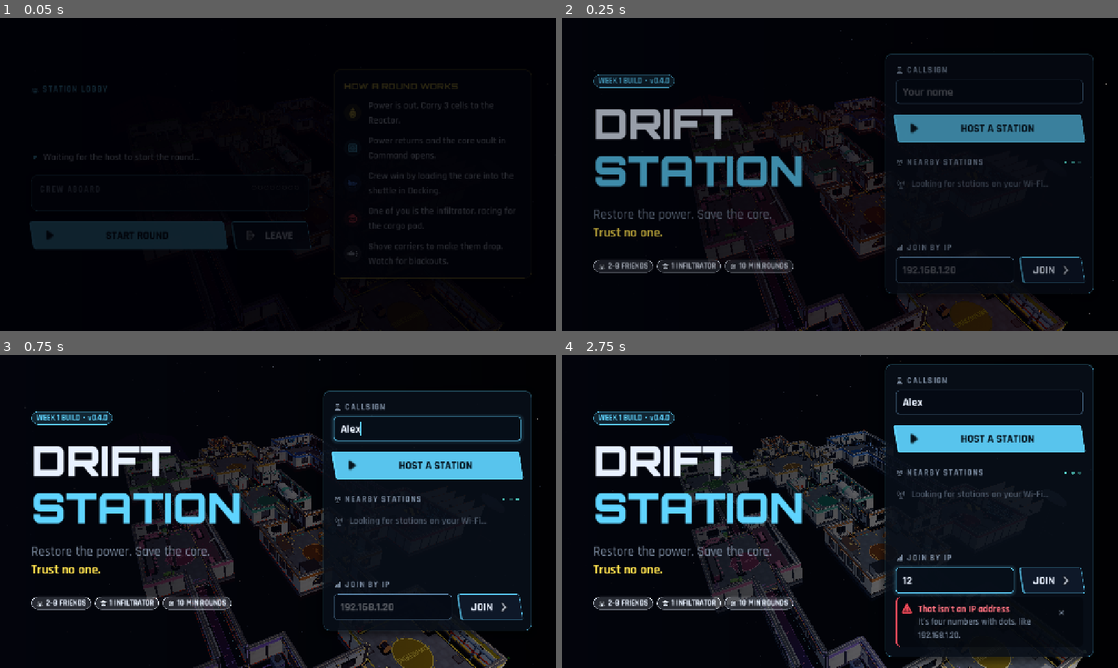
Above: before the commit, frames 1-4 (two rows, left to right).
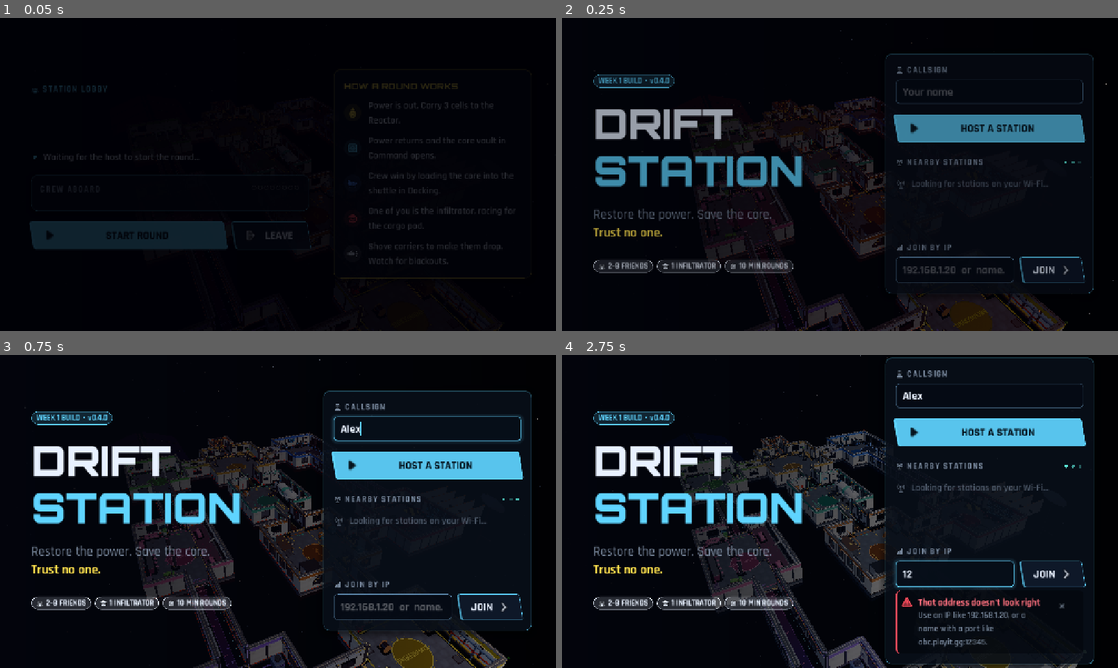
Above: after the commit, the same moments.

Repository: areeb-h/maldiven
Game: Godot game, scene res://scenes/main.tscn
Same seed, same stepped clock (60 frames per second), same inputs: the game is played once before the commit and once after it.
Inputs (mouse positions are in pixels of both pictures, inside the frame that each line leads up to):
- Up to frame 1 (0.05 s): no input
- Up to frame 2 (0.25 s): no input
- Up to frame 3 (0.75 s): click (428, 430) at 0.52 s; type "Alex" at 0.6 s
- Up to frame 4 (2.75 s): click (956, 608) at 0.75 s; type "12" at 0.83 s; tap Enter at 1.25 s; move the mouse to (962, 495) at 1.27 s; hold D 1.28-2 s; hold Shift 1.28-2 s; click (962, 495) at 1.42 s; tap Space at 1.52 s; drag from (728, 527) to (812, 574) at 2.02 s

Frame 1 is identical in both runs. In frame 2, less than 0.1% of the frame differs, in the area x 72-80%, y 79-82%; in frame 3, less than 0.1%; in frame 4, 7.5%, in the area x 58-96%, y 0-100%.

Commit message:
Join by any address: LAN IP, Tailscale IP/MagicDNS, or tunnel host:port
NetAddress.parse() accepts IPv4/IPv6, hostnames and an optional :port,
tolerating pasted udp:// prefixes and trailing slashes; Net.join resolves
hostnames and connects to the given port (default 24600). The Join box
explains bad ports and unresolvable names. Unit tests run in the suite.
The full suite passes (all smokes, three networked rounds, dedicated server).

Co-Authored-By: Claude Opus 5.5 <noreply@anthropic.com>
Claude-Session: https://claude.ai/code/session_01B9oVzdvmTU7CYjYXxemCQZ

Diff:
--- a/scripts/main.gd
+++ b/scripts/main.gd
@@ -325,7 +325,7 @@
 	var row := HBoxContainer.new()
 	row.add_theme_constant_override("separation", UiStyle.S2)
 	box.add_child(row)
-	_ip_edit = _field("192.168.1.20", _load_setting("last_address"))
+	_ip_edit = _field("192.168.1.20  or  name.playit.gg:12345", _load_setting("last_address"))
 	_ip_edit.size_flags_horizontal = Control.SIZE_EXPAND_FILL
 	_ip_edit.virtual_keyboard_type = LineEdit.KEYBOARD_TYPE_URL
 	_ip_edit.text_submitted.connect(func(text): _join(text))
@@ -667,35 +667,28 @@
 	if clean.is_empty():
 		_show_banner("error", "Type the host's IP address", "It's on the host's lobby screen, like 192.168.1.20.")
 		return
-	if not _looks_like_address(clean):
-		_show_banner("error", "That isn't an IP address", "It's four numbers with dots, like 192.168.1.20.")
+	var parsed := NetAddress.parse(clean, Net.PORT)
+	if not parsed.ok:
+		_show_banner("error", "That address doesn't look right", NetAddress.explain(parsed.error))
 		return
 	_save_setting("name", _name_edit.text.strip_edges())
 	_save_setting("last_address", clean)
-	if Net.join(clean, _name_edit.text) != OK:
+	var result := Net.join(clean, _name_edit.text)
+	if result == ERR_CANT_RESOLVE:
+		_show_banner("error", "Couldn't find %s" % parsed.host, "Check the spelling, and that this phone has internet (or Tailscale) on.")
+		return
+	if result != OK:
 		_show_banner("error", "Couldn't start joining", "Check the address and try again.")
 		return
 	_connecting = true
 	_show_banner("busy", "Connecting to %s…" % clean)
-
-
-func _looks_like_address(text: String) -> bool:
-	if text == "localhost":
-		return true
-	var parts := text.split(".")
-	if parts.size() != 4:
-		return false
-	for part in parts:
-		if not part.is_valid_int() or int(part) < 0 or int(part) > 255:
-			return false
-	return true
 
 
 ## Turn Net's messages into a short title and one plain sentence.
 func _friendly(message: String) -> Array:
 	var lower := message.to_lower()
 	if lower.contains("could not reach"):
-		return ["Couldn't reach that station", "Check the IP, and that both devices are on the same Wi-Fi."]
+		return ["Couldn't reach that station", "Check the address. On Wi-Fi, both devices need the same network; over Tailscale, both need Tailscale on; with a tunnel, include the :port."]
 	if lower.contains("shut down the server"):
 		return ["The station server shut down", "The host stopped the server. Ask them to start it again."]
 	if lower.contains("closed the station"):
--- a/scripts/net.gd
+++ b/scripts/net.gd
@@ -100,10 +100,22 @@
 	roster_changed.emit()
 
 
+## Join a station by address: "192.168.1.20", a Tailscale IP or MagicDNS name,
+## or a public tunnel such as "abc.playit.gg:12345" (see NetAddress).
+## Returns ERR_INVALID_PARAMETER for unparseable text, ERR_CANT_RESOLVE when a
+## hostname doesn't resolve.
 func join(address: String, player_name: String) -> Error:
+	var target := NetAddress.parse(address, PORT)
+	if not target.ok:
+		return ERR_INVALID_PARAMETER
+	var host: String = target.host
+	if not host.is_valid_ip_address():
+		host = IP.resolve_hostname(host, IP.TYPE_ANY)
+		if host.is_empty():
+			return ERR_CANT_RESOLVE
 	leave()
 	var peer := ENetMultiplayerPeer.new()
-	var error := peer.create_client(address.strip_edges(), PORT)
+	var error := peer.create_client(host, int(target.port))
 	if error != OK:
 		return error
 	multiplayer.multiplayer_peer = peer
--- /dev/null
+++ b/scripts/net_address.gd
@@ -0,0 +1,101 @@
+class_name NetAddress
+extends RefCounted
+## Parses what a player types into "Join by IP": a LAN IP, a Tailscale IP or
+## MagicDNS name, or a public tunnel address such as playit.gg's
+## "name.playit.gg:12345". Accepts an optional ":port" and tolerates pasted
+## junk like "udp://", whitespace or a trailing slash.
+##
+##   NetAddress.parse("192.168.1.20")            -> {ok, host "192.168.1.20", port 24600}
+##   NetAddress.parse("abc.joinmc.link:41234")   -> {ok, host "abc.joinmc.link", port 41234}
+##   NetAddress.parse("[fd7a::1]:24600")         -> {ok, host "fd7a::1", port 24600}
+
+const DEFAULT_PORT := 24600
+
+
+## Returns {ok: bool, host: String, port: int, error: String}.
+static func parse(text: String, default_port := DEFAULT_PORT) -> Dictionary:
+	var clean := text.strip_edges()
+	for prefix in ["udp://", "enet://", "http://", "https://"]:
+		if clean.to_lower().begins_with(prefix):
+			clean = clean.substr(prefix.length())
+	clean = clean.trim_suffix("/").strip_edges()
+	if clean.is_empty():
+		return _fail("empty")
+	var host := clean
+	var port := default_port
+	if clean.begins_with("["):
+		# Bracketed IPv6, optionally with a port: [addr]:port
+		var close := clean.find("]")
+		if close < 0:
+			return _fail("bad_ipv6")
+		host = clean.substr(1, close - 1)
+		var rest := clean.substr(close + 1)
+		if not rest.is_empty():
+			if not rest.begins_with(":"):
+				return _fail("bad_port")
+			var parsed := _port(rest.substr(1))
+			if parsed < 0:
+				return _fail("bad_port")
+			port = parsed
+	elif clean.count(":") == 1:
+		var parts := clean.split(":")
+		host = parts[0]
+		var parsed := _port(parts[1])
+		if parsed < 0:
+			return _fail("bad_port")
+		port = parsed
+	elif clean.count(":") > 1:
+		host = clean  # bare IPv6 without a port
+	if host.is_empty():
+		return _fail("empty")
+	if host.is_valid_ip_address() or _is_hostname(host):
+		return {"ok": true, "host": host, "port": port, "error": ""}
+	return _fail("bad_host")
+
+
+## Friendly sentence for a parse error code.
+static func explain(error: String) -> String:
+	match error:
+		"empty":
+			return "Type the host's address. It's on their lobby screen or the server panel."
+		"bad_port":
+			return "The port after the colon must be a number from 1 to 65535, like abc.playit.gg:12345."
+		"bad_ipv6":
+			return "That IPv6 address is missing its closing bracket."
+		_:
+			return "Use an IP like 192.168.1.20, or a name with a port like abc.playit.gg:12345."
+
+
+static func _port(text: String) -> int:
+	if not text.is_valid_int():
+		return -1
+	var value := int(text)
+	return value if value >= 1 and value <= 65535 else -1
+
+
+static func _is_hostname(host: String) -> bool:
+	if host.length() > 253 or host == "localhost":
+		return host == "localhost"
+	# A dotted all-numeric string that isn't a valid IP (e.g. 192.168.1.300)
+	# is a typo, not a hostname.
+	var numeric := true
+	for part in host.split("."):
+		if not part.is_valid_int():
+			numeric = false
+	if numeric:
+		return false
+	var labels := host.split(".")
+	if labels.size() < 2:
+		return false  # single words are almost always typos; LAN names use IPs here
+	var allowed := "abcdefghijklmnopqrstuvwxyz0123456789-"
+	for label in labels:
+		if label.is_empty() or label.length() > 63 or label.begins_with("-") or label.ends_with("-"):
+			return false
+		for character in label.to_lower():
+			if not allowed.contains(character):
+				return false
+	return true
+
+
+static func _fail(error: String) -> Dictionary:
+	return {"ok": false, "host": "", "port": 0, "error": error}
--- /dev/null
+++ b/tests/net_address_test.gd
@@ -0,0 +1,35 @@
+extends SceneTree
+## Unit tests for NetAddress (what players type into Join by IP).
+
+var failures := 0
+
+
+func _initialize() -> void:
+	var good := {
+		"192.168.1.20": ["192.168.1.20", 24600],
+		" 192.168.1.20 ": ["192.168.1.20", 24600],
+		"192.168.1.20:24600": ["192.168.1.20", 24600],
+		"100.92.33.25": ["100.92.33.25", 24600],
+		"abc.joinmc.link:41234": ["abc.joinmc.link", 41234],
+		"udp://abc.playit.gg:12345/": ["abc.playit.gg", 12345],
+		"my-pc.tail1234.ts.net": ["my-pc.tail1234.ts.net", 24600],
+		"localhost": ["localhost", 24600],
+		"[fd7a:115c:a1e0::1]:24600": ["fd7a:115c:a1e0::1", 24600],
+		"fd7a:115c:a1e0::1": ["fd7a:115c:a1e0::1", 24600],
+	}
+	for text in good:
+		var r := NetAddress.parse(text)
+		check(r.ok and r.host == good[text][0] and r.port == good[text][1], "parse %s -> %s" % [text, r])
+	for text in ["", "   ", "192.168.1.300", "192.168.1", "abc:", "abc.playit.gg:0", "abc.playit.gg:70000",
+			"host:port", "hello", "bad_name.example.com", "[fd7a::1", "-bad.example.com"]:
+		check(not NetAddress.parse(text).ok, "reject '%s'" % text)
+	check(NetAddress.explain("bad_port").contains("port"), "explain bad_port")
+	if failures == 0:
+		print("PASS: net address")
+	quit(1 if failures else 0)
+
+
+func check(condition: bool, message: String) -> void:
+	if not condition:
+		failures += 1
+		print("FAIL: ", message)
